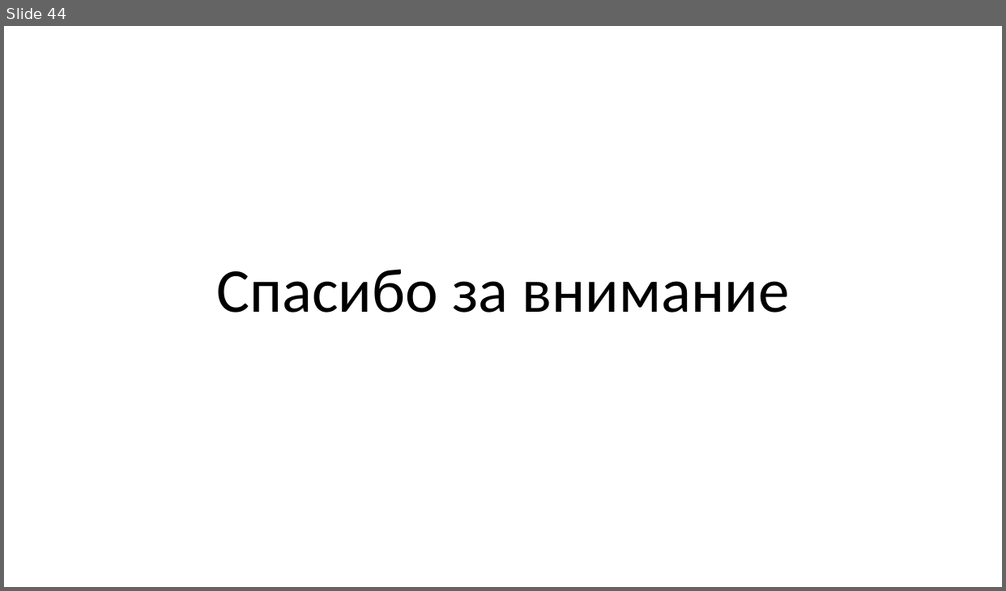
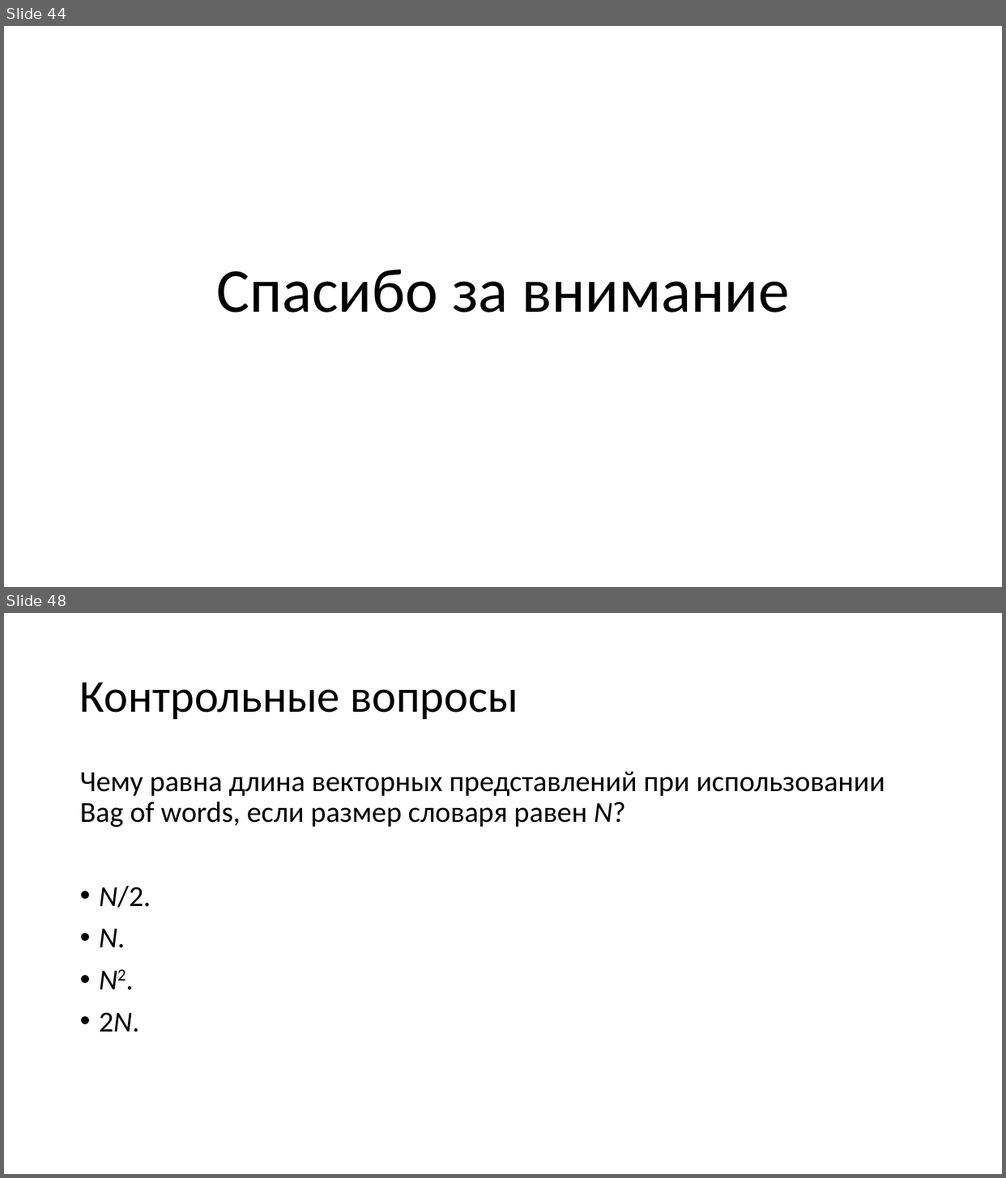
Before and after one commit to mosalov/AI_main_lectures, a slide deck: Лекция 11 07_04_2021.pptx. Shown one above the other, each under a label of ours: slide 44 before the commit, slides 44 and 48 after it; the slides between them are not shown. The pictures are 1006x591 and 1006x1178 pixels, drawn with LibreOffice and Linux fonts; fonts in the diff are those of the drawing. Boxes give left, top, right and bottom in pixels: in the first picture for what was removed or moved away, otherwise in the second. Text is boxed around its words. In the diff, an @@ line names an element or a change of style, - is before the commit and + after.

Commit message:
Добавлены вопросы к лекциям №№11 и 13.

```diff
--- a/Лекция 11 07_04_2021.pptx
+++ b/Лекция 11 07_04_2021.pptx
@@ slide 48 added at [4,613,1002,1174], background #FFFFFF @@
@@ title added at [80,682,518,719], 44 pt, text #000000 @@
+Контрольные вопросы
@@ text added at [80,771,885,1033], 28 pt, text #000000 @@
+Чему равна длина векторных представлений при использовании Bag of words, если размер словаря равен N?
+• N/2.
+• N.
+• N2.
+• 2N.
```
Also in this commit, not shown: 1 slide changed, 5 other slides added, 3 other files.
